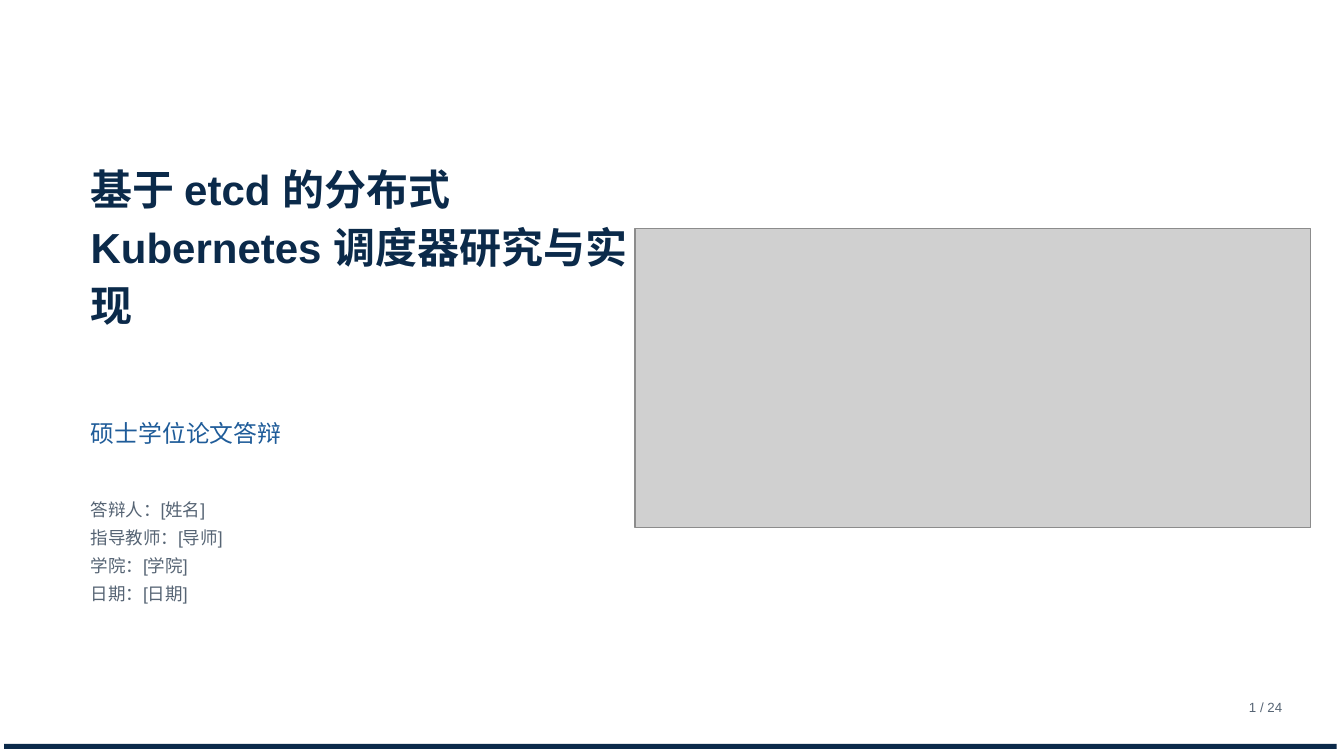
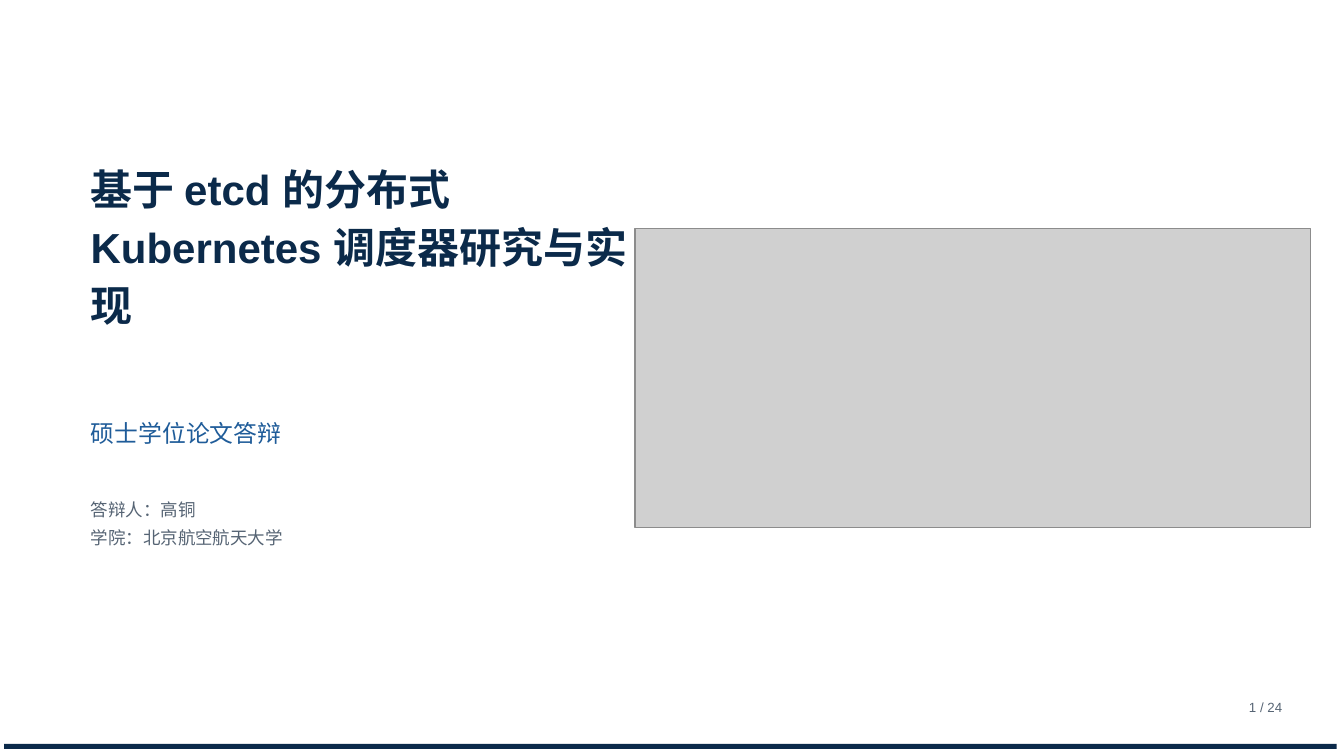
Before and after one commit to tengfei86/godel-scheduler, a slide deck: slide 1 of docs/thesis/defense/答辩PPT-基于etcd的分布式Kubernetes调度器.pptx. Drawn at 1344x756 pixels with LibreOffice and Linux fonts; fonts in the diff are those of the drawing; grey boxes stand for pictures. Boxes give left, top, right and bottom in pixels: in the first picture for what was removed or moved away, otherwise in the second. Text is boxed around its words. In the diff, an @@ line names an element or a change of style, - is before the commit and + after.

Commit message:
docs(thesis): 封面与致谢页填写答辩人「高铜」
- 封面：答辩人：高铜　　学院：北京航空航天大学
- 致谢页：答辩人：高铜 / 北京航空航天大学
- 去掉原占位符「[姓名]」「[邮箱]」「[导师]」「[日期]」，避免成品出现未填项
  （导师与答辩日期确定后可在 make-slides.py 的 meta 列表里补两行，重新生成即可）

```diff
--- a/docs/thesis/defense/答辩PPT-基于etcd的分布式Kubernetes调度器.pptx
+++ b/docs/thesis/defense/答辩PPT-基于etcd的分布式Kubernetes调度器.pptx
@@ text at (91, 501, 283, 546): text changed @@
-答辩人：[姓名]
-指导教师：[导师]
-学院：[学院]
-日期：[日期]
+答辩人：高铜
+学院：北京航空航天大学
```
Also in this commit, not shown: 1 other slide changed, 2 other files.
